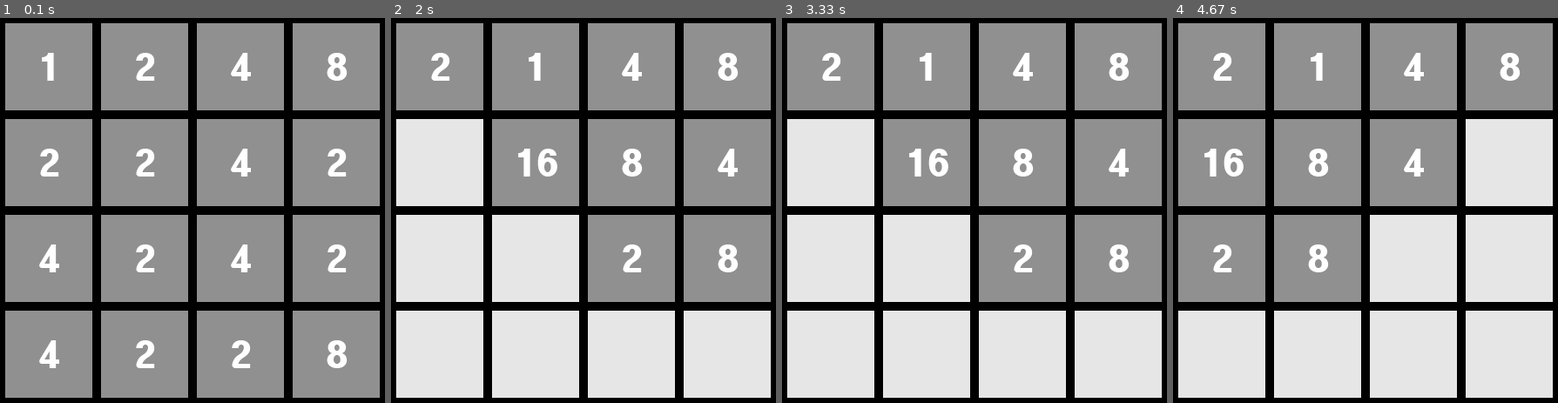
Above: before the commit, frames 1-4 (left to right).
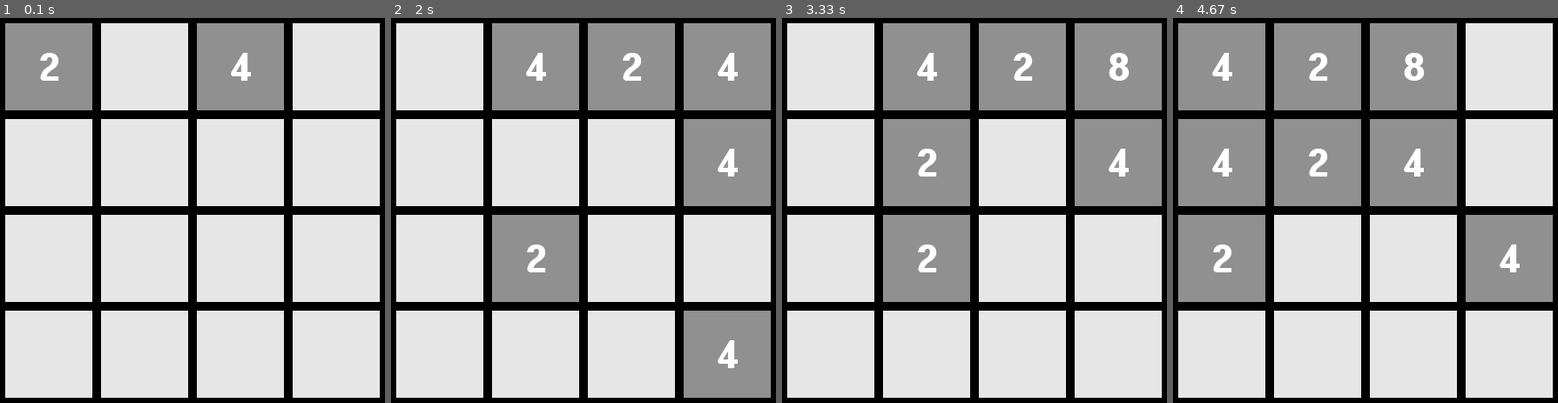
Above: after the commit, the same moments.

Repository: leejisung/pygame_2048
Game: pygame game, started from ddd.py
Two runs of this game, one before a commit and one after it. Both use one fixed random seed, a clock stepped at 60 frames per second and the inputs below.
Inputs:
- Up to frame 1 (0.1 s): no input
- Up to frame 2 (2 s): hold S 0.33-0.8 s; hold Right 0.33-0.8 s; tap W at 0.83 s; tap A at 1.27 s; hold Right from 1.93 s (still down)
- Up to frame 3 (3.33 s): release Right at 2.67 s; hold Up from 2.7 s (still down)
- Up to frame 4 (4.67 s): release Up at 3.57 s; hold Right 3.6-4.55 s; hold Left from 4.58 s (still down)

The runs differ from the first frame. In frame 1, 72% of the frame differs, in the area x 1-99%, y 1-99%; in frame 2, 36%; in frame 3, 26%; in frame 4, 16%.

Commit message:
일단 완성

Diff:
--- a/ddd.py
+++ b/ddd.py
@@ -22,8 +22,7 @@
 
 
 num_dic = {1: num1, 2: num2, 4: num4, 8: num8, 16: num16, 32 : num32, 64: num64, 128: num128, 256: num256,512: num512,1024: num1024,2048: num2048}
-#data_board = [[0,0,0,0],[0,0,0,0],[0,0,0,0],[0,0,0,0]]
-data_board = [[1,2,4,4],[2,2,2,2],[4,4,4,2],[8,2,2,8]]
+data_board = [[0,0,0,0],[0,0,0,0],[0,0,0,0],[0,0,0,0]]
 view_board = [[0,0,0,0],[0,0,0,0],[0,0,0,0],[0,0,0,0]]
 
 class can:
@@ -87,12 +86,26 @@
     left_arrow()
     board_reverse_x()
 
+def random_creat():
+    global data_board
+    zero_ARR = []
+    for i in range(4):
+        for j in range(4):
+            if data_board[i][j]==0:
+                zero_ARR+=[(i,j)]
+    loc = random.choice(zero_ARR)
+    num = random.choice([2,4])
+    data_board[loc[0]][loc[1]]=num
+
+
 def update():
     for y in range(4):
         for x in range(4):
             view_board[y][x].view()
     pg.display.update()
 
+random_creat()
+random_creat()
 update()
 
 while True:
@@ -102,13 +115,17 @@
         if event.type == pg.KEYDOWN:
             if event.key == pg.K_LEFT or event.key == ord('a'):
                 left_arrow()
+                random_creat()
                 update()
             if event.key == pg.K_RIGHT or event.key == ord('d'):
                 right_arrow()
+                random_creat()
                 update()
             if event.key == pg.K_UP or event.key == ord('w'):
                 up_arrow()
+                random_creat()
                 update()
             if event.key == pg.K_DOWN or event.key == ord('s'):
                 down_arrow()
+                random_creat()
                 update()
